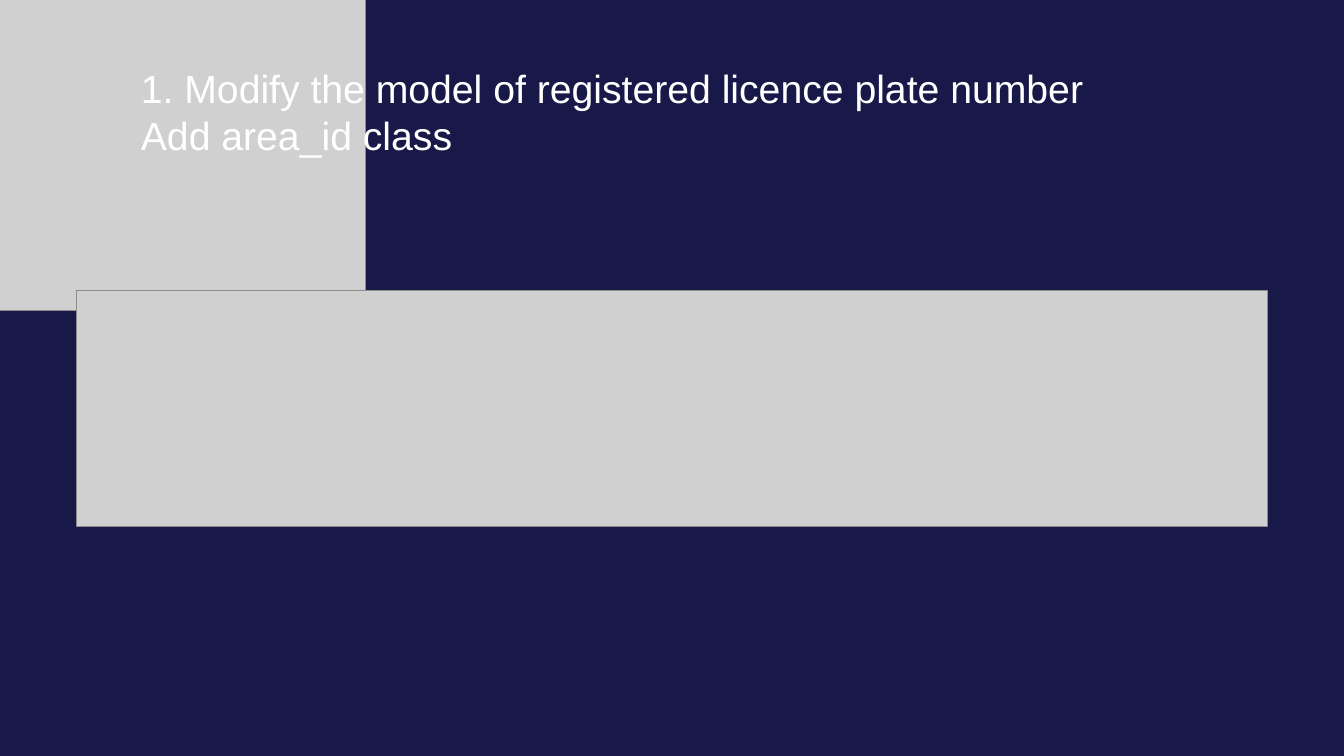
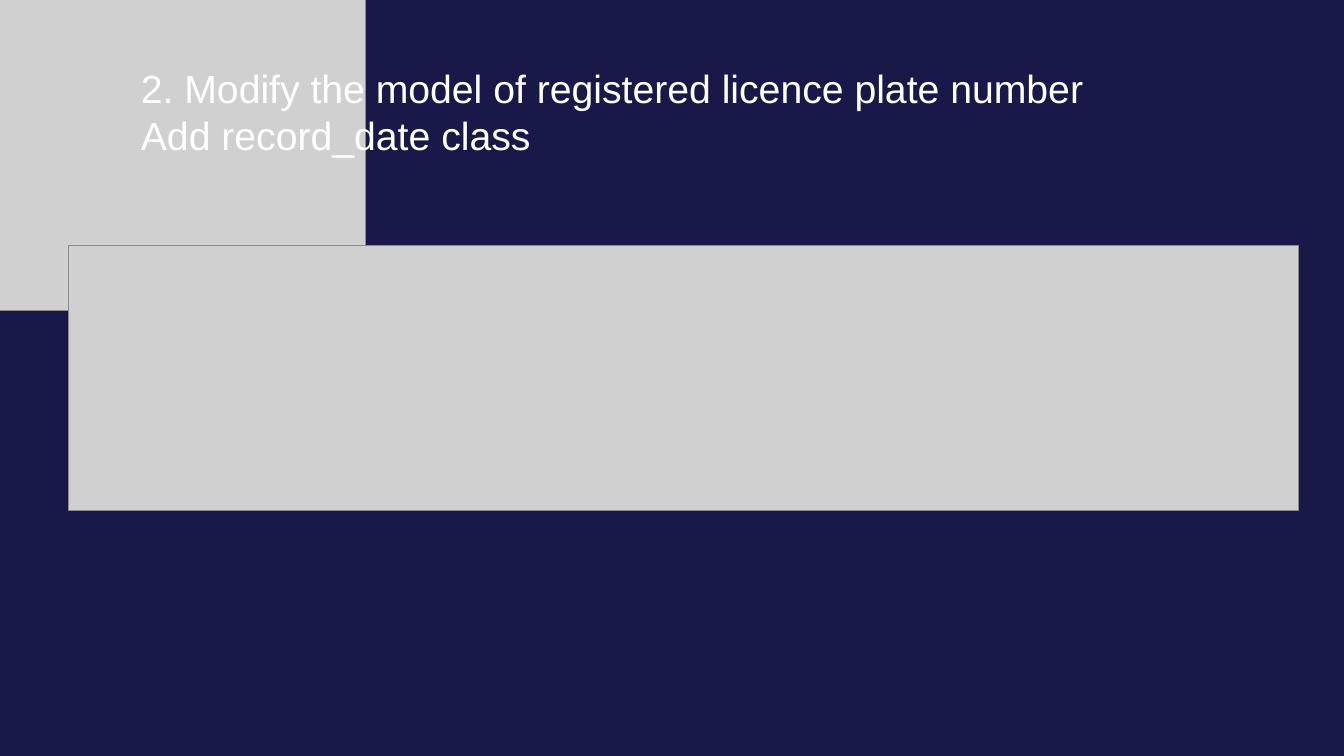
Before and after one commit to LZPMPC005L/Vehicle-management, a slide deck: slide 5 of Vehicle management.pptx (slide 11 before the commit). Drawn at 1344x756 pixels with LibreOffice and Linux fonts; fonts in the diff are those of the drawing; grey boxes stand for pictures. Boxes give left, top, right and bottom in pixels: in the first picture for what was removed or moved away, otherwise in the second. Text is boxed around its words. In the diff, an @@ line names an element or a change of style, - is before the commit and + after.

```diff
--- a/Vehicle management.pptx
+++ b/Vehicle management.pptx
@@ text at [141, 74, 1083, 158]: text changed @@
-1. Modify the model of registered licence plate number
-Add area_id class
+2. Modify the model of registered licence plate number
+Add record_date class
@@ picture: place and size @@
-picture at [77, 291, 1268, 526]
+picture at [69, 245, 1299, 510]
```
Also in this commit, not shown: 4 other slides changed, 7 slides added, 12 slides removed, 4 other files.
